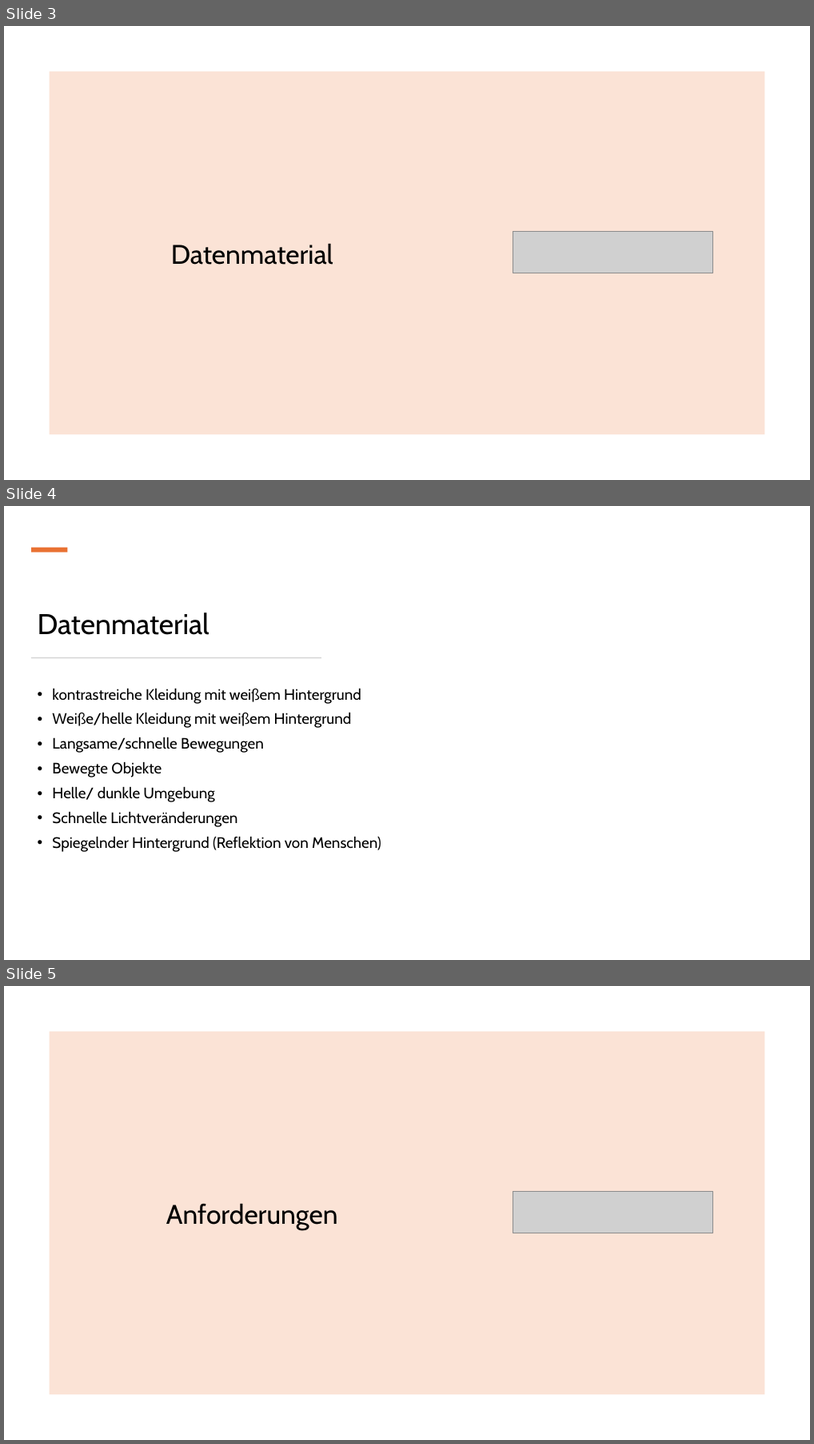
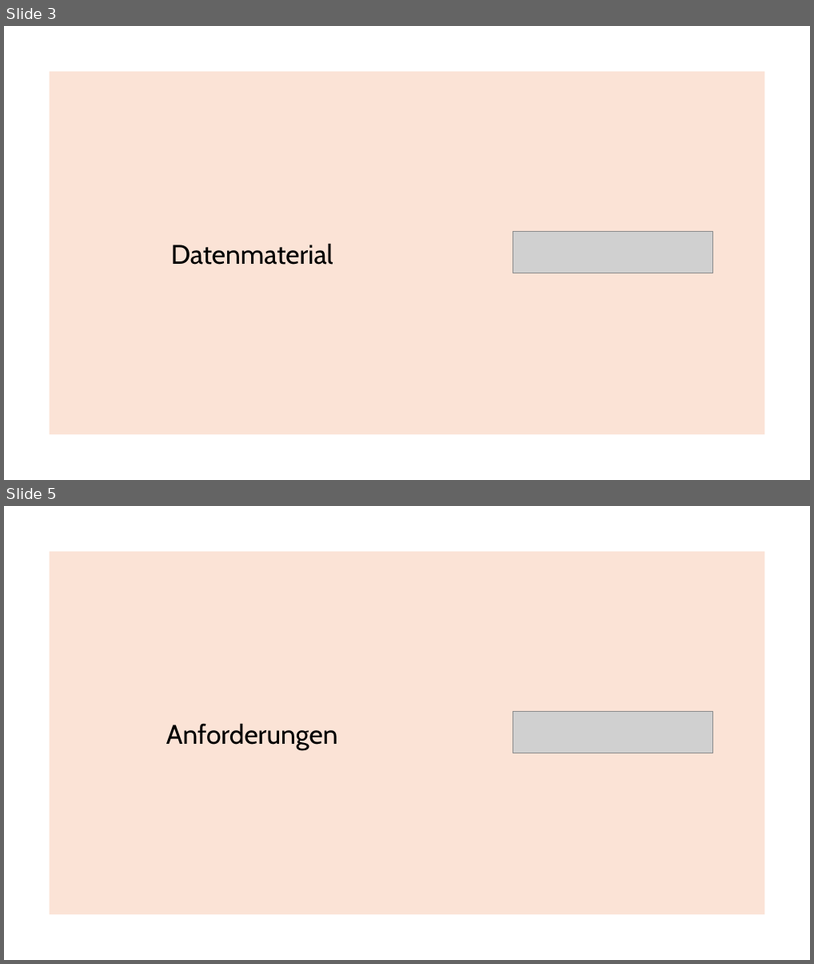
Before and after one commit to IntiGit/ComputerVisionGame, a slide deck: Präsentationen/Meilenstein_2.pptx. Shown one above the other, each under a label of ours: slides 3, 4 and 5 before the commit, slides 3 and 5 after it; the slides between them are not shown. The pictures are 814x1444 and 814x964 pixels, drawn with LibreOffice and Linux fonts; fonts in the diff are those of the drawing; grey boxes stand for pictures. Boxes give left, top, right and bottom in pixels: in the first picture for what was removed or moved away, otherwise in the second. Text is boxed around its words. In the diff, an @@ line names an element or a change of style, - is before the commit and + after.

```diff
--- a/Präsentationen/Meilenstein_2.pptx
+++ b/Präsentationen/Meilenstein_2.pptx
@@ slide 4 removed at [4,506,810,960], background #FFFFFF @@
@@ rectangle removed at [31,547,67,552] @@
@@ title removed at [38,612,210,635] @@
-Datenmaterial
@@ rectangle removed at [31,657,322,659] @@
@@ text removed at [52,688,382,852] @@
-• kontrastreiche Kleidung mit weißem Hintergrund
-• Weiße/helle Kleidung mit weißem Hintergrund
-• Langsame/schnelle Bewegungen
-• Bewegte Objekte
-• Helle/ dunkle Umgebung
-• Schnelle Lichtveränderungen
-• Spiegelnder Hintergrund (Reflektion von Menschen)
```
Also in this commit, not shown: 4 slides changed, 1 slide added, 15 other files.
